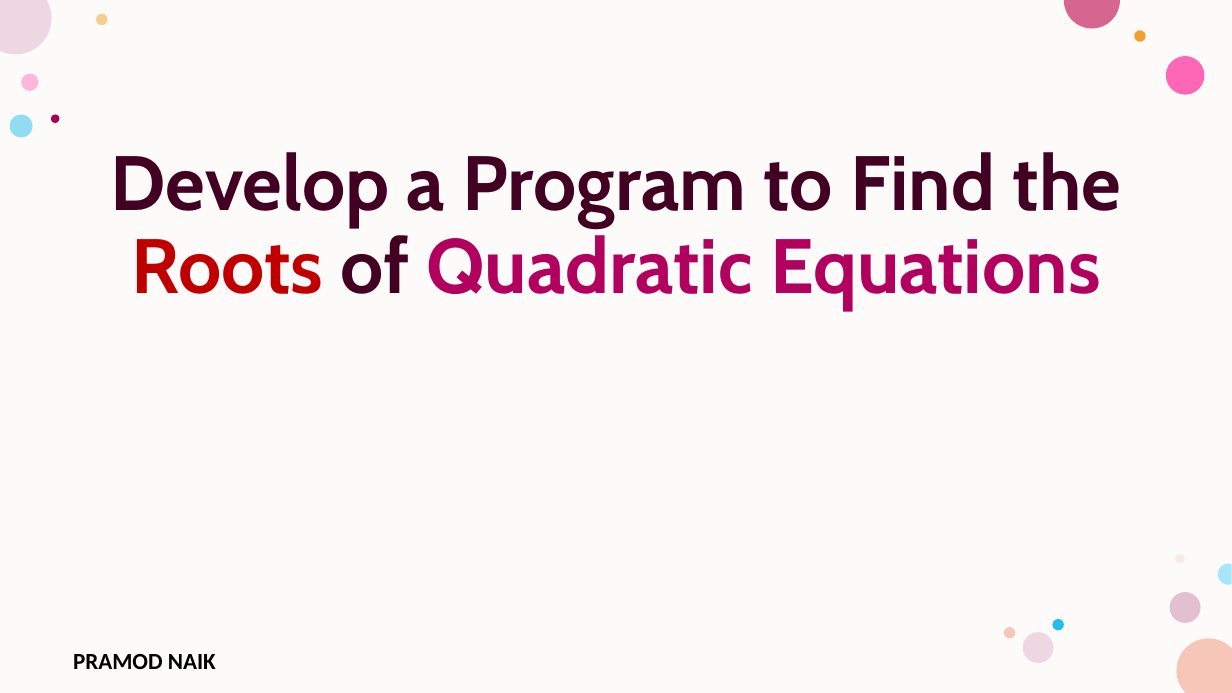
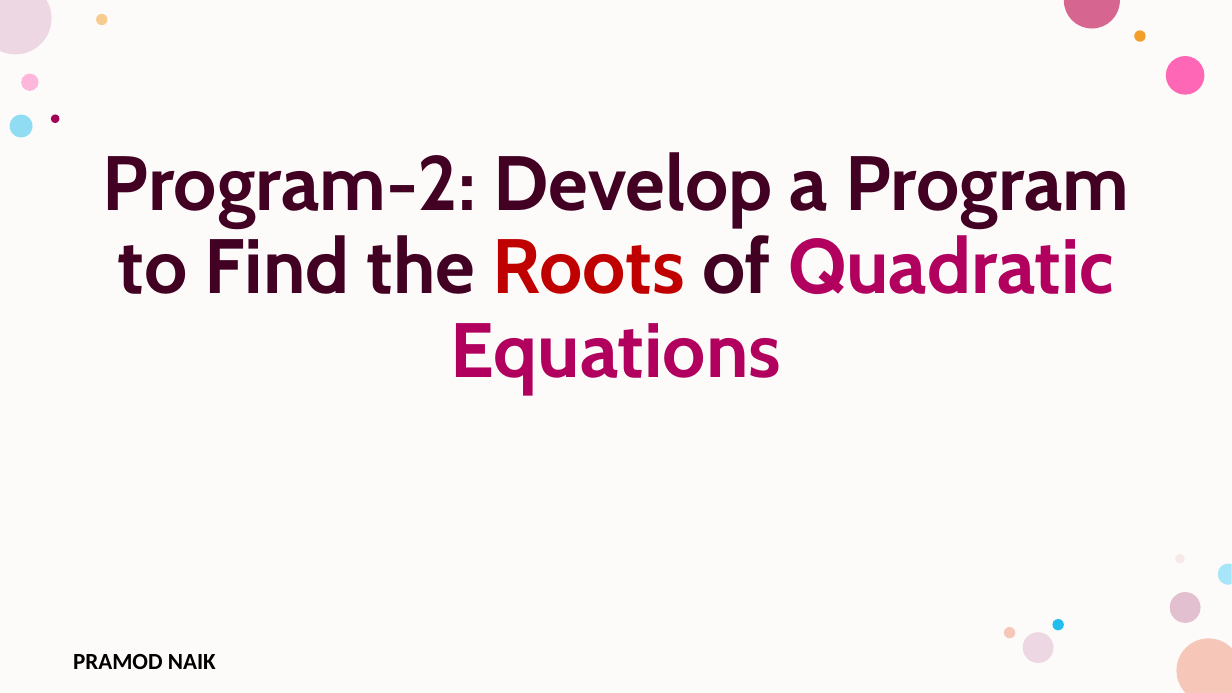
Before and after one commit to PRAMODNAIK-DEV/C-Programming-Lab-Engineering, a slide deck: slide 5 of Lab Programs.pptx (slide 3 before the commit). Drawn at 1232x693 pixels with LibreOffice and Linux fonts; fonts in the diff are those of the drawing; background and template pictures are left out. Boxes give left, top, right and bottom in pixels: in the first picture for what was removed or moved away, otherwise in the second. Text is boxed around its words. In the diff, an @@ line names an element or a change of style, - is before the commit and + after.

Commit message:
Completed Program-6

```diff
--- a/Lab Programs.pptx
+++ b/Lab Programs.pptx
@@ text at bbox=[103, 152, 1130, 394]: text changed @@
-Develop a Program to Find the Roots of Quadratic Equations
+Program-2: Develop a Program to Find the Roots of Quadratic Equations
```
Also in this commit, not shown: 2 slides added, 2 other files.
